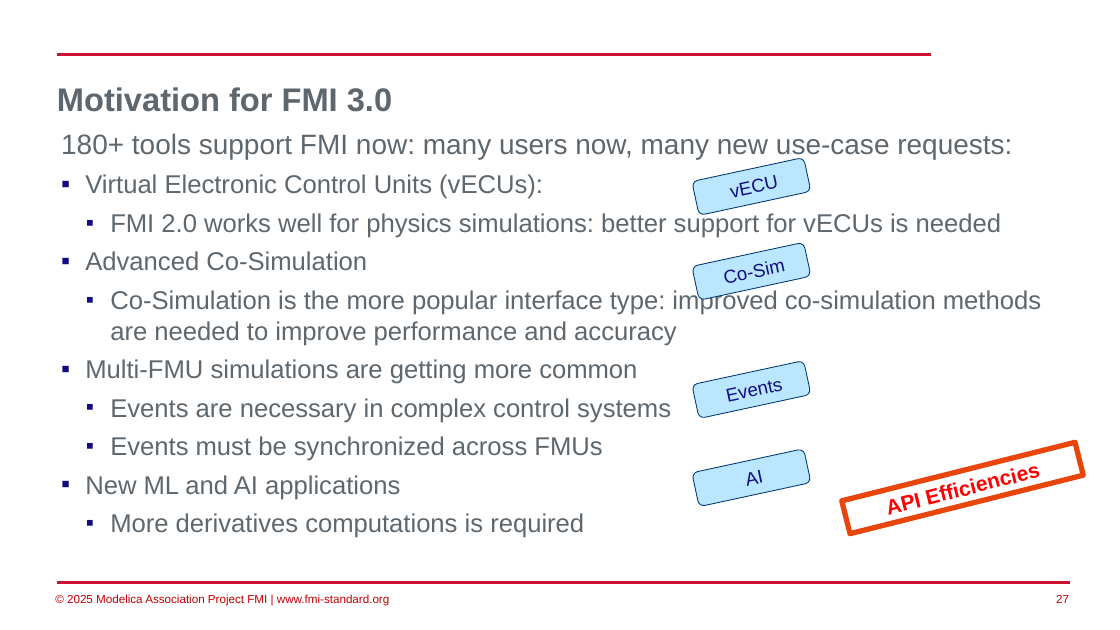
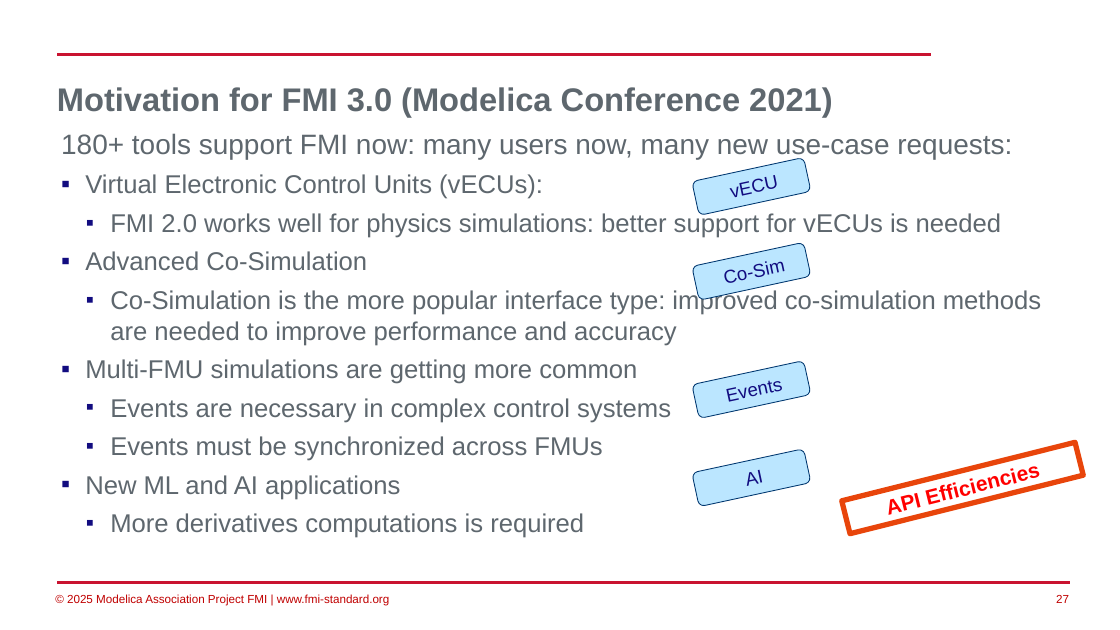
Before and after one commit to modelica/fmi-beginners-tutorial-2025, a slide deck: slide 27 of part1/Introduction-to-FMI.pptx. Drawn at 1120x630 pixels with LibreOffice and Linux fonts; fonts in the diff are those of the drawing; background and template pictures are left out. Boxes give left, top, right and bottom in pixels: in the first picture for what was removed or moved away, otherwise in the second. Text is boxed around its words. In the diff, an @@ line names an element or a change of style, - is before the commit and + after.

Commit message:
update slides and PDFs

```diff
--- a/part1/Introduction-to-FMI.pptx
+++ b/part1/Introduction-to-FMI.pptx
@@ title at [57, 87, 832, 117]: text changed @@
-Motivation for FMI 3.0
+Motivation for FMI 3.0 (Modelica Conference 2021)
```
Also in this commit, not shown: 5 other files.
